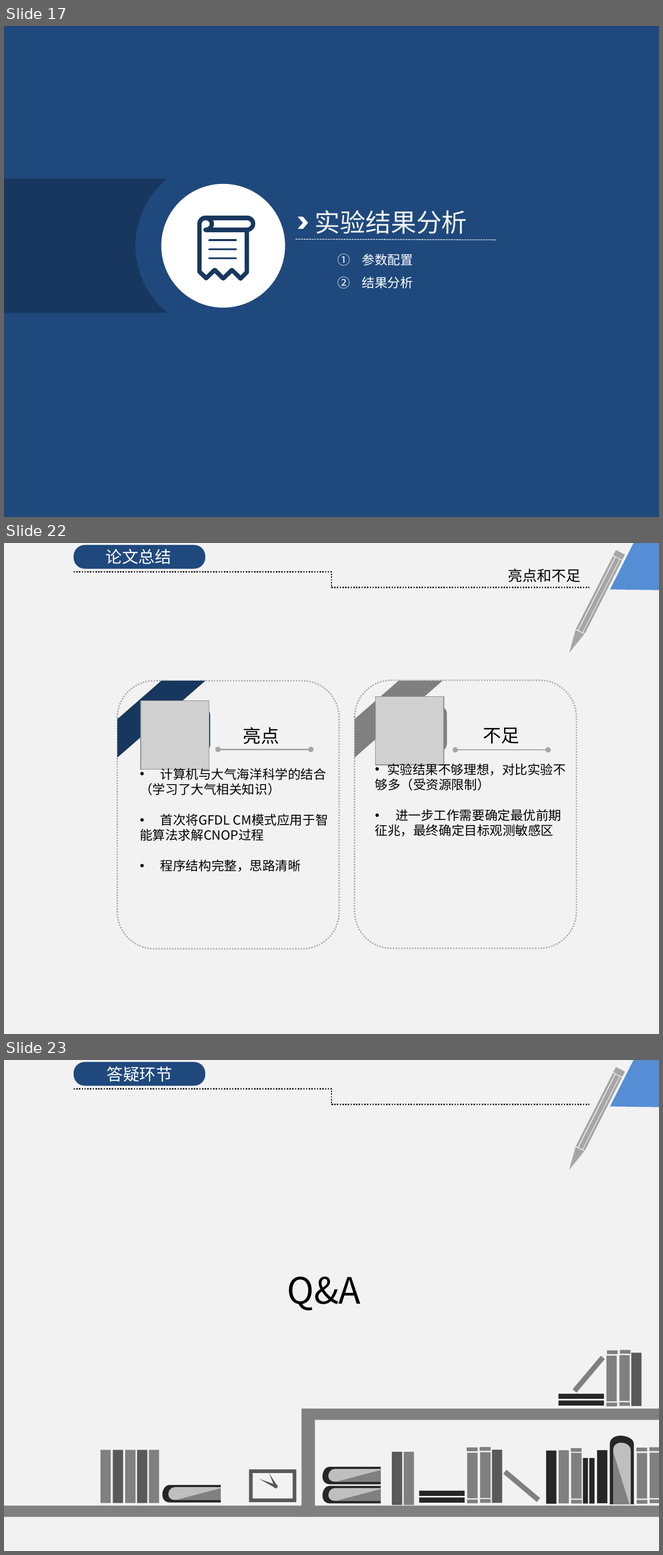
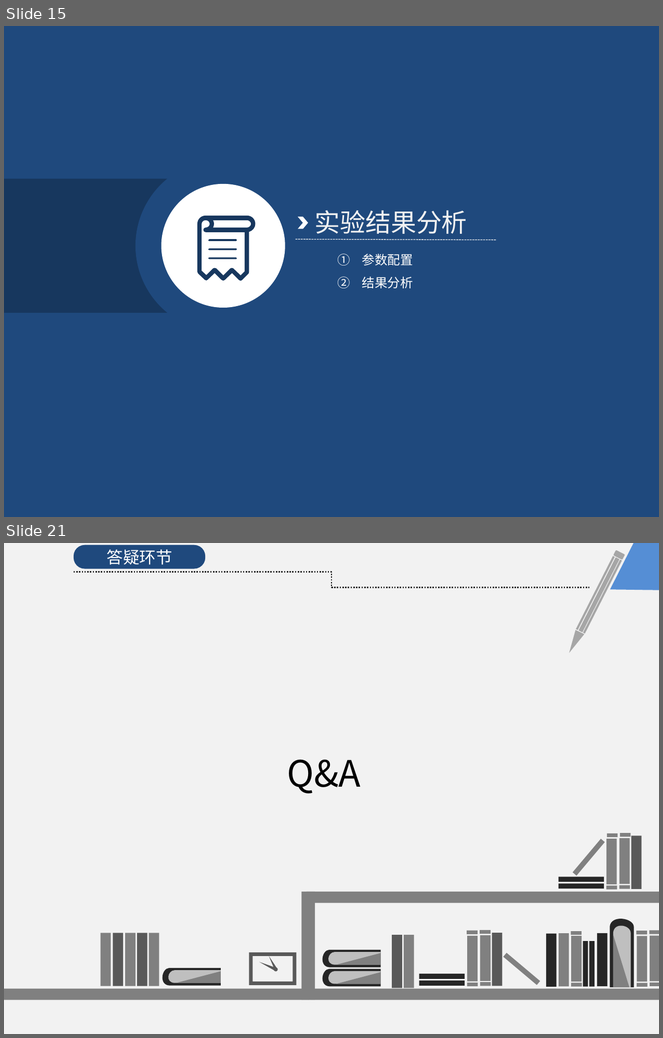
Before and after one commit to KrisCheng/GraduationDesign, a slide deck: FinalPaper/毕业答辩.pptx. Shown one above the other, each under a label of ours: slides 17, 22 and 23 before the commit, slides 15 and 21 after it; the slides between them are not shown. The pictures are 663x1555 and 663x1038 pixels, drawn with LibreOffice and Linux fonts; fonts in the diff are those of the drawing; grey boxes stand for pictures. Boxes give left, top, right and bottom in pixels: in the first picture for what was removed or moved away, otherwise in the second. Text is boxed around its words. In the diff, an @@ line names an element or a change of style, - is before the commit and + after.

```diff
--- a/FinalPaper/毕业答辩.pptx
+++ b/FinalPaper/毕业答辩.pptx
@@ slide 22 removed at bbox=[4, 543, 659, 1034], background #FFFFFF @@
@@ rectangle removed at bbox=[4, 543, 659, 1034] @@
@@ rounded rectangle removed at bbox=[74, 545, 205, 568] @@
@@ text removed at bbox=[106, 549, 171, 564] @@
-论文总结
@@ freeform shape removed at bbox=[610, 543, 659, 590] @@
@@ elbow line removed from (74, 572) to (590, 588) @@
@@ text removed at bbox=[508, 568, 581, 583] @@
-亮点和不足
@@ group removed at bbox=[565, 550, 625, 655]: 3 rectangles, 1 rounded rectangle, 1 freeform shape @@
@@ rounded rectangle removed at bbox=[117, 681, 339, 949] @@
@@ diag stripe removed at bbox=[117, 681, 205, 757] @@
@@ rounded rectangle removed at bbox=[354, 681, 577, 949] @@
@@ diag stripe removed at bbox=[354, 681, 442, 757] @@
@@ picture removed at bbox=[375, 696, 444, 765] @@
@@ picture removed at bbox=[141, 701, 210, 770] @@
@@ rounded rectangle removed at bbox=[150, 707, 210, 753] @@
@@ rounded rectangle removed at bbox=[386, 706, 447, 752] @@
@@ text removed at bbox=[243, 727, 279, 744] @@
-亮点
@@ text removed at bbox=[483, 728, 520, 744] @@
-不足
@@ double arrow removed from (218, 749) to (311, 749) @@
@@ double arrow removed from (455, 750) to (548, 750) @@
@@ text removed at bbox=[140, 766, 328, 872] @@
-• 计算机与大气海洋科学的结合
-（学习了大气相关知识）
-• 首次将GFDL CM模式应用于智
-能算法求解CNOP过程
-• 程序结构完整，思路清晰
@@ text removed at bbox=[375, 761, 566, 837] @@
-• 实验结果不够理想，对比实验不
-够多（受资源限制）
-• 进一步工作需要确定最优前期
-征兆，最终确定目标观测敏感区
@@ what was slide 17 is now slide 15 @@
@@ what was slide 23 is now slide 21 @@
```
Also in this commit, not shown: 7 slides changed, 1 slide added, 2 other slides removed, 2 other files.
